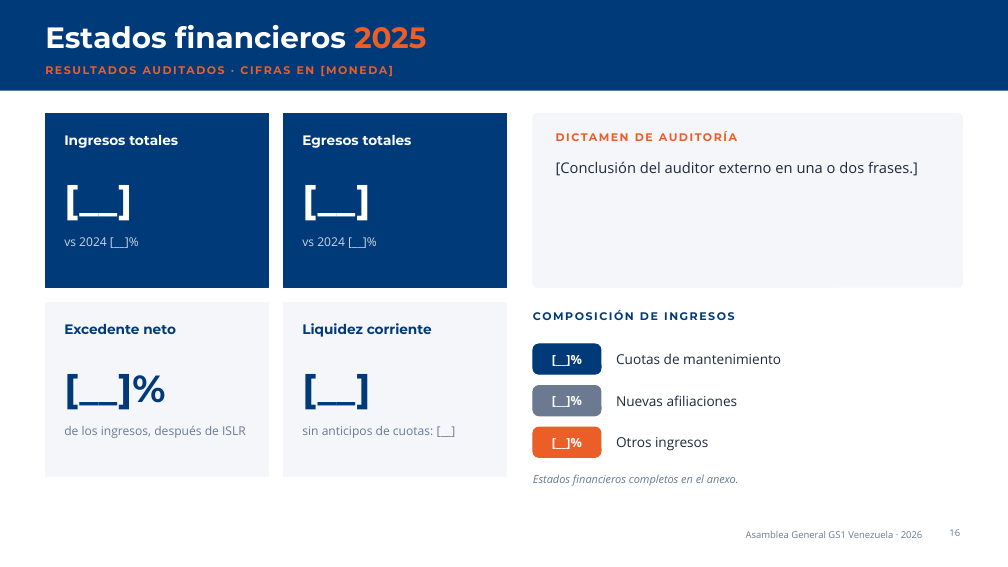
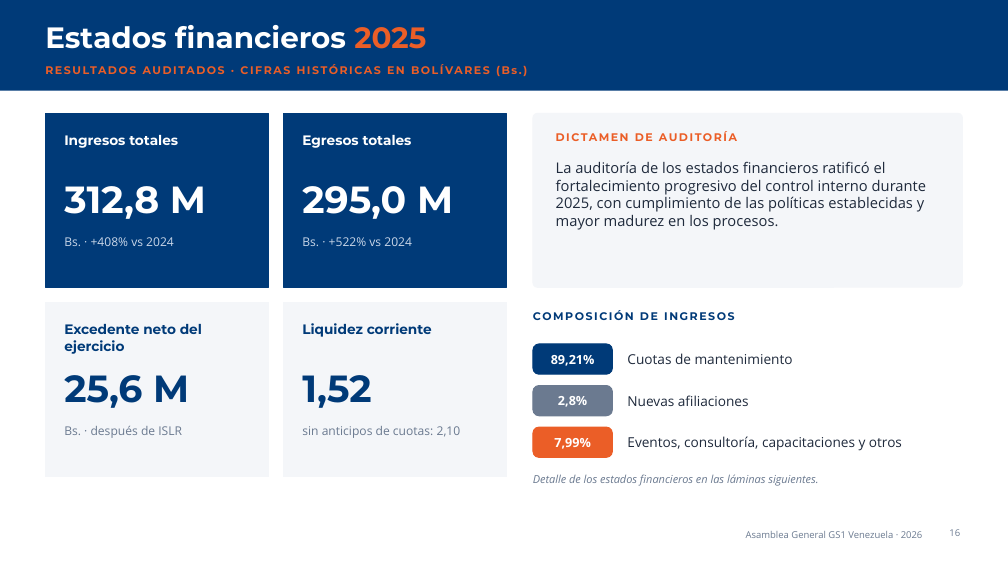
Before and after one commit to solicituddecodigogs1-collab/Gs1-clasificacion-gpc, a slide deck: slide 16 of Asamblea_General_GS1_Venezuela_2026_actualizada.pptx. Drawn at 1008x567 pixels with LibreOffice and Linux fonts; fonts in the diff are those of the drawing; background and template pictures are left out. Boxes give left, top, right and bottom in pixels: in the first picture for what was removed or moved away, otherwise in the second. Text is boxed around its words. In the diff, an @@ line names an element or a change of style, - is before the commit and + after.

```diff
--- a/Asamblea_General_GS1_Venezuela_2026_actualizada.pptx
+++ b/Asamblea_General_GS1_Venezuela_2026_actualizada.pptx
@@ text at (45, 59, 960, 82): text changed @@
-RESULTADOS AUDITADOS · CIFRAS EN [MONEDA]
+RESULTADOS AUDITADOS · CIFRAS HISTÓRICAS EN BOLÍVARES (Bs.)
@@ text at (556, 161, 926, 230): text changed @@
-[Conclusión del auditor externo en una o dos frases.]
+La auditoría de los estados financieros ratificó el fortalecimiento progresivo del control interno durante 2025, con cumplimiento de las políticas establecidas y mayor madurez en los procesos.
@@ text at (64, 186, 206, 219): text changed @@
-[__]
+312,8 M
@@ text at (302, 186, 453, 219): text changed @@
-[__]
+295,0 M
@@ text at (64, 237, 174, 246): text changed @@
-vs 2024 [__]%
+Bs. · +408% vs 2024
@@ text at (302, 237, 412, 246): text changed @@
-vs 2024 [__]%
+Bs. · +522% vs 2024
@@ text at (64, 324, 202, 354): text changed @@
-Excedente neto
+Excedente neto del ejercicio
@@ rounded rectangle: place and size @@
-rounded rectangle at (533, 344, 601, 374)
+rounded rectangle at (533, 344, 613, 374)
@@ text at (551, 355, 595, 366): text changed @@
-[__]%
+89,21%
@@ text "Cuotas de mantenimiento": place and size @@
-text "Cuotas de mantenimiento" at (616, 353, 781, 364)
+text "Cuotas de mantenimiento" at (627, 353, 793, 364)
@@ text at (64, 375, 189, 408): text changed @@
-[__]%
+25,6 M
@@ text at (302, 375, 371, 408): text changed @@
-[__]
+1,52
@@ rounded rectangle: place and size @@
-rounded rectangle at (533, 386, 601, 416)
+rounded rectangle at (533, 386, 613, 416)
@@ text "Nuevas afiliaciones": place and size @@
-text "Nuevas afiliaciones" at (616, 395, 738, 406)
+text "Nuevas afiliaciones" at (627, 395, 749, 406)
@@ text at (558, 396, 587, 407): text changed @@
-[__]%
+2,8%
@@ text at (64, 426, 182, 438): text changed @@
-de los ingresos, después de ISLR
+Bs. · después de ISLR
@@ text at (302, 426, 461, 438): text changed @@
-sin anticipos de cuotas: [__]
+sin anticipos de cuotas: 2,10
@@ rounded rectangle: place and size @@
-rounded rectangle at (533, 427, 601, 457)
+rounded rectangle at (533, 427, 613, 457)
@@ text at (554, 438, 590, 449): text changed @@
-[__]%
+7,99%
@@ text at (627, 436, 902, 451): text changed @@
-Otros ingresos
+Eventos, consultoría, capacitaciones y otros
@@ text at (533, 474, 818, 486): text changed @@
-Estados financieros completos en el anexo.
+Detalle de los estados financieros en las láminas siguientes.
```
Also in this commit, not shown: 3 slides added.
